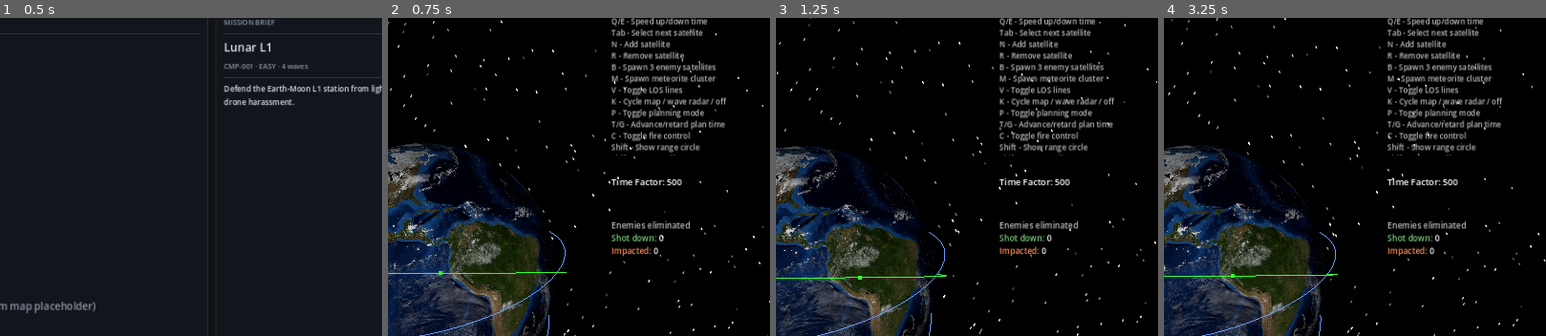
Above: before the commit, frames 1-4 (left to right).
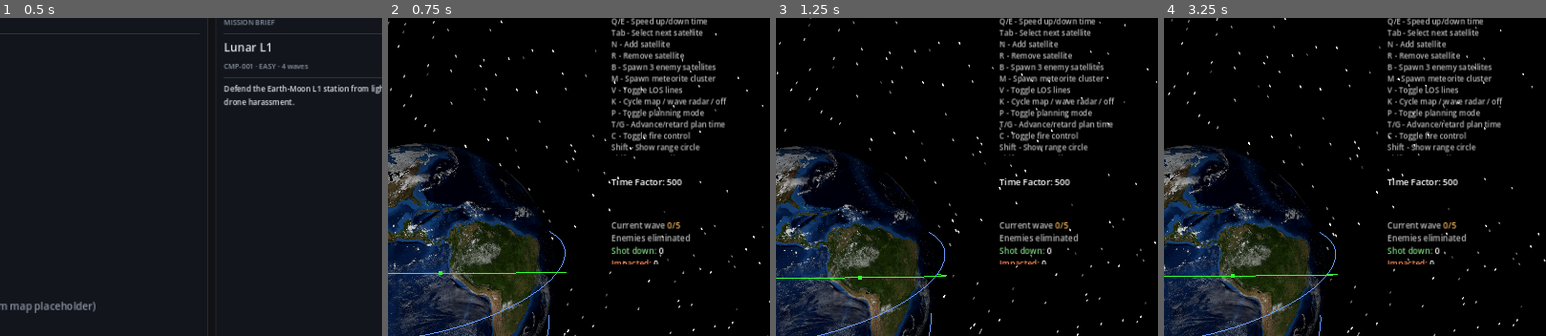
Above: after the commit, the same moments.

Repository: mellenburg/game
Game: Godot game, scene res://scenes/menu.tscn
Same seed, same stepped clock (60 frames per second), same inputs: the game is played once before the commit and once after it.
Inputs (mouse positions are % of the whole screen's width and height, from its top left):
- Up to frame 1 (0.5 s): no input
- Up to frame 2 (0.75 s): click "LAUNCH ▶" at 0.5 s
- Up to frame 3 (1.25 s): no input
- Up to frame 4 (3.25 s): tap Enter (end_game) at 1.25 s; move the mouse to (55, 50) at 1.27 s; hold W (move_forward) 1.28-2 s; tap J (add_decaying_enemy) at 1.35 s; click (55, 50) at 1.42 s; click "Acknowledge ▶" at 2 s; click "LAUNCH ▶" at 2.75 s
The pictures show only the part of the screen within x 44-94%, y 10-60%; the shares and areas given below are measured in that part.

Frame 1 is identical in both runs. In frame 2, 1.0% of the frame differs, in the area x 58-80%, y 63-78%; in frame 3, 1.0%; in frame 4, 1.0%.

Commit message:
Tighten triangle picker and surface a current-wave HUD readout
- Drop the triangle help text from the Recon editor's wave-unit
  classes section; the picker is direct enough to read on its own.
- Rewrite TrianglePicker geometry so the drawn triangle is actually
  equilateral (side = min(usable_w, usable_h * 2/sqrt(3))) and
  centred inside the control. Vertex labels are now sized to their
  rendered text and clamped into the control rect, so they can no
  longer leak outside the picker's bounding box on tight layouts.
- Add Mission.total_waves / current_wave_number, and prepend a
  "Current wave: X/Y" line above the impact counter on the HUD.
  A wave is current once its first wave-unit has fired and stays
  current through the next wave's first emission.

Diff:
--- a/godot/scripts/controls/triangle_picker.gd
+++ b/godot/scripts/controls/triangle_picker.gd
@@ -21,8 +21,17 @@
 const COLOR_GUIDE := Color(0.18, 0.20, 0.24)
 
 const HANDLE_RADIUS: float = 7.0
-const TRIANGLE_PAD: float = 18.0  # leaves room for vertex labels
-const VERTEX_LABEL_FONT_SIZE: int = 12
+const VERTEX_LABEL_FONT_SIZE: int = 11
+
+# Pixel margins reserved for vertex labels so the equilateral triangle
+# inscribed inside the rest stays inside the control's bounds. The
+# triangle's apex sits at TOP_RESERVED below the top edge; the base
+# sits BOTTOM_RESERVED above the bottom edge; SIDE_RESERVED keeps a
+# bottom-corner label centred under its vertex from falling off the
+# left or right edge.
+const TOP_RESERVED: float = 18.0
+const BOTTOM_RESERVED: float = 18.0
+const SIDE_RESERVED: float = 24.0
 
 @export var weight_small: float = 1.0 / 3.0
 @export var weight_medium: float = 1.0 / 3.0
@@ -32,7 +41,10 @@
 
 
 func _ready() -> void:
-	custom_minimum_size = Vector2(180, 180)
+	# Sized to comfortably fit an equilateral triangle plus 18 px of
+	# reserved label space top and bottom; smaller than ~180 px wide
+	# the bottom-corner labels start clipping.
+	custom_minimum_size = Vector2(200, 200)
 	mouse_filter = Control.MOUSE_FILTER_STOP
 	focus_mode = Control.FOCUS_ALL
 
@@ -48,25 +60,29 @@
 	queue_redraw()
 
 
-# Vertices, in window space. Equilateral triangle inscribed in the
-# (size minus padding) rect with the small vertex at the top-left,
-# medium at the top-right, large at the bottom centre — chosen so the
-# label order reads left → right → bottom and matches the natural
-# "small / medium / large" progression most editors render.
+# Returns the three vertices of the largest equilateral triangle that
+# fits inside the control's reserved interior, with apex up and base
+# horizontal. Vertex assignment: SMALL = top, MEDIUM = bottom-left,
+# LARGE = bottom-right — same order the host editor expects.
 func _vertices() -> Array[Vector2]:
-	var w := size.x - TRIANGLE_PAD * 2.0
-	var h := size.y - TRIANGLE_PAD * 2.0
-	var ox := TRIANGLE_PAD
-	var oy := TRIANGLE_PAD
-	# Equilateral triangle centred horizontally, with one vertex at
-	# the top centre and the other two at the base. We rotate the
-	# convention so SMALL = top, MEDIUM = bottom-left, LARGE =
-	# bottom-right; that puts the "more dangerous" classes lower on
-	# screen, mirroring the radar-overlay convention.
-	var top := Vector2(ox + w * 0.5, oy)
-	var bl := Vector2(ox, oy + h)
-	var br := Vector2(ox + w, oy + h)
-	return [top, bl, br]
+	var avail_w: float = size.x - SIDE_RESERVED * 2.0
+	var avail_h: float = size.y - TOP_RESERVED - BOTTOM_RESERVED
+	if avail_w <= 1.0 or avail_h <= 1.0:
+		var c: Vector2 = size * 0.5
+		return [c, c, c]
+	# Equilateral: tri_h = side * sqrt(3) / 2. Pick the larger side
+	# that still fits both the available width and the available
+	# height, so the picker scales smoothly when the host resizes.
+	var side: float = minf(avail_w, avail_h * 2.0 / sqrt(3.0))
+	var tri_h: float = side * sqrt(3.0) * 0.5
+	var cx: float = size.x * 0.5
+	var top_y: float = TOP_RESERVED + (avail_h - tri_h) * 0.5
+	var bottom_y: float = top_y + tri_h
+	return [
+		Vector2(cx, top_y),
+		Vector2(cx - side * 0.5, bottom_y),
+		Vector2(cx + side * 0.5, bottom_y),
+	]
 
 
 func _draw() -> void:
@@ -87,27 +103,58 @@
 	draw_line(v[0], m_bl, COLOR_GUIDE, 1.0)
 	draw_line(v[1], m_br, COLOR_GUIDE, 1.0)
 	draw_line(v[2], m_top, COLOR_GUIDE, 1.0)
-	# Vertex labels.
+	# Vertex labels — sized to the actual rendered text and positioned
+	# so they sit just outside the vertex on the side facing away from
+	# the triangle's centre. The clamp keeps the bounding box strictly
+	# inside the control even on tight sizes.
 	var font := get_theme_default_font()
 	if font != null:
-		_draw_vertex_label(font, v[0], "S %d%%" % int(round(weight_small * 100.0)),
-			Vector2(-20, -6), COLOR_LABEL_DIM)
-		_draw_vertex_label(font, v[1], "M %d%%" % int(round(weight_medium * 100.0)),
-			Vector2(-44, 16), COLOR_LABEL_DIM)
-		_draw_vertex_label(font, v[2], "L %d%%" % int(round(weight_large * 100.0)),
-			Vector2(8, 16), COLOR_LABEL_DIM)
+		_draw_label_above(font, v[0],
+			"S %d%%" % int(round(weight_small * 100.0)))
+		_draw_label_below(font, v[1],
+			"M %d%%" % int(round(weight_medium * 100.0)))
+		_draw_label_below(font, v[2],
+			"L %d%%" % int(round(weight_large * 100.0)))
 	# Handle dot at the current barycentric position.
 	var p := _barycentric_to_pixel(weight_small, weight_medium, weight_large)
 	draw_circle(p, HANDLE_RADIUS + 1.0, COLOR_HANDLE_OUTLINE)
 	draw_circle(p, HANDLE_RADIUS, COLOR_HANDLE)
 
 
-func _draw_vertex_label(
-	font: Font, anchor: Vector2, text: String, offset: Vector2, color: Color
-) -> void:
+# Render `text` centred above `anchor`. Position is the text baseline
+# (Godot 4 convention); the clamp keeps the bounding box of the
+# rendered glyphs inside the control rect even at minimum size.
+func _draw_label_above(font: Font, anchor: Vector2, text: String) -> void:
+	var sz: Vector2 = font.get_string_size(
+		text, HORIZONTAL_ALIGNMENT_LEFT, -1, VERTEX_LABEL_FONT_SIZE
+	)
+	var pos: Vector2 = Vector2(
+		anchor.x - sz.x * 0.5,
+		anchor.y - 4.0,
+	)
+	pos.x = clampf(pos.x, 1.0, size.x - sz.x - 1.0)
+	pos.y = clampf(pos.y, sz.y, size.y - 1.0)
 	draw_string(
-		font, anchor + offset, text,
-		HORIZONTAL_ALIGNMENT_LEFT, -1, VERTEX_LABEL_FONT_SIZE, color,
+		font, pos, text,
+		HORIZONTAL_ALIGNMENT_LEFT, -1,
+		VERTEX_LABEL_FONT_SIZE, COLOR_LABEL_DIM,
+	)
+
+
+func _draw_label_below(font: Font, anchor: Vector2, text: String) -> void:
+	var sz: Vector2 = font.get_string_size(
+		text, HORIZONTAL_ALIGNMENT_LEFT, -1, VERTEX_LABEL_FONT_SIZE
+	)
+	var pos: Vector2 = Vector2(
+		anchor.x - sz.x * 0.5,
+		anchor.y + sz.y + 2.0,
+	)
+	pos.x = clampf(pos.x, 1.0, size.x - sz.x - 1.0)
+	pos.y = clampf(pos.y, sz.y, size.y - 1.0)
+	draw_string(
+		font, pos, text,
+		HORIZONTAL_ALIGNMENT_LEFT, -1,
+		VERTEX_LABEL_FONT_SIZE, COLOR_LABEL_DIM,
 	)
 
 
--- a/godot/scripts/hud.gd
+++ b/godot/scripts/hud.gd
@@ -194,8 +194,21 @@
 	# needed; the HUD already polls orbital_set every tick anyway.
 	var shot: int = orbital_set.enemies_shot_down
 	var hit: int = orbital_set.meteorites_impacted
+	# Wave tracker prepended above the eliminated stats. Hidden when
+	# the controller has no live mission scheduler (direct main.tscn
+	# boot, debug sandbox) — the readout would always read "0/0" in
+	# that mode and give the operator nothing to act on.
+	var wave_block := ""
+	if orbital_set.mission != null and orbital_set.mission.total_waves() > 0:
+		var current: int = orbital_set.mission.current_wave_number()
+		var total: int = orbital_set.mission.total_waves()
+		wave_block = (
+			"[font_size=13][color=gray]Current wave[/color] "
+			+ "[color=#f5b455]%d/%d[/color][/font_size]\n" % [current, total]
+		)
 	kill_stats.text = (
-		"[font_size=13][color=gray]Enemies eliminated[/color]\n"
+		wave_block
+		+ "[font_size=13][color=gray]Enemies eliminated[/color]\n"
 		+ "[color=#7fcf7f]Shot down:[/color] %d\n" % shot
 		+ "[color=#ff8c5a]Impacted:[/color] %d[/font_size]" % hit
 	)
--- a/godot/scripts/menu/recon_editor.gd
+++ b/godot/scripts/menu/recon_editor.gd
@@ -127,17 +127,6 @@
 	header.add_theme_font_size_override("font_size", 13)
 	col.add_child(header)
 
-	var note := Label.new()
-	note.text = (
-		"Each class drives one wave-unit. Object count / decaying ratio "
-		+ "are ranges (sampled per wave-unit at launch). Triangle picks "
-		+ "the per-object size mix; centre = 1/3 each, edge midpoint = 50/50/0."
-	)
-	note.add_theme_color_override("font_color", COLOR_FG_DIM)
-	note.add_theme_font_size_override("font_size", 11)
-	note.autowrap_mode = TextServer.AUTOWRAP_WORD_SMART
-	col.add_child(note)
-
 	var row := HBoxContainer.new()
 	row.add_theme_constant_override("separation", 12)
 	row.size_flags_horizontal = Control.SIZE_EXPAND_FILL
--- a/godot/scripts/mission.gd
+++ b/godot/scripts/mission.gd
@@ -173,6 +173,29 @@
 	return _schedule.size()
 
 
+# Distinct wave count baked into the schedule. The HUD's "current
+# wave: x/y" tracker reads this for the denominator; cached at
+# start so the readout doesn't drift if the player edits the live
+# settings (Mission snapshots and never re-reads).
+func total_waves() -> int:
+	var seen: Dictionary = {}
+	for entry in _schedule:
+		seen[int(entry.get("wave_id", -1))] = true
+	return seen.size()
+
+
+# 1-based "current wave" number for the HUD: the wave_id of the most
+# recent emission tick() has handed out, plus one. A wave is current
+# once its first wave-unit has been spawned and stays current through
+# subsequent waves' first emissions. Returns 0 when no wave-unit has
+# fired yet.
+func current_wave_number() -> int:
+	if _next_idx <= 0:
+		return 0
+	var last: Dictionary = _schedule[_next_idx - 1]
+	return int(last.get("wave_id", -1)) + 1
+
+
 func mark_complete() -> void:
 	state = STATE_COMPLETE
 
--- a/godot/tests/test_mission.gd
+++ b/godot/tests/test_mission.gd
@@ -220,6 +220,54 @@
 	assert_eq(m.tick(500.0).size(), 0)
 
 
+func test_total_waves_counts_distinct_wave_ids() -> void:
+	# Default ships 5 waves; the schedule's distinct wave_id count
+	# is what the HUD's denominator reads off.
+	var s := ReconSettings.default_settings()
+	var m := Mission.new()
+	m.start_from_settings(s, _seeded_rng())
+	assert_eq(m.total_waves(), 5)
+
+
+func test_current_wave_number_starts_at_zero() -> void:
+	# Before any wave-unit fires, the tracker reads 0 — the HUD shows
+	# "Current wave: 0/5" so the operator knows the schedule armed
+	# but no wave has begun yet.
+	var s := ReconSettings.default_settings()
+	var m := Mission.new()
+	m.start_from_settings(s, _seeded_rng())
+	assert_eq(m.current_wave_number(), 0)
+
+
+func test_current_wave_number_advances_with_first_in_wave() -> void:
+	# Step the mission forward through each wave's first wave-unit
+	# and confirm current_wave_number bumps to that wave's 1-based id.
+	var s := ReconSettings.default_settings()
+	var m := Mission.new()
+	m.start_from_settings(s, _seeded_rng())
+	# Wave 1 fires at t=3.
+	m.tick(3.5)
+	assert_eq(m.current_wave_number(), 1)
+	# Wave 2 fires at t=28 (delay 25 from wave 1's first unit).
+	m.tick(25.0)
+	assert_eq(m.current_wave_number(), 2)
+	# Drain the rest.
+	m.tick(500.0)
+	assert_eq(m.current_wave_number(), 5)
+
+
+func test_current_wave_number_persists_after_drain() -> void:
+	# Once every wave has fired, the tracker should stick at the
+	# final wave number rather than reverting to 0 — the HUD reads
+	# "Current wave: 5/5" until the run ends.
+	var s := ReconSettings.default_settings()
+	var m := Mission.new()
+	m.start_from_settings(s, _seeded_rng())
+	m.tick(500.0)
+	assert_true(m.all_waves_spawned())
+	assert_eq(m.current_wave_number(), 5)
+
+
 func test_seeded_rng_produces_stable_timeline() -> void:
 	# Same seed → same emission timestamps and same size-class order
 	# across runs, even with randomised waves and shuffled classes.
